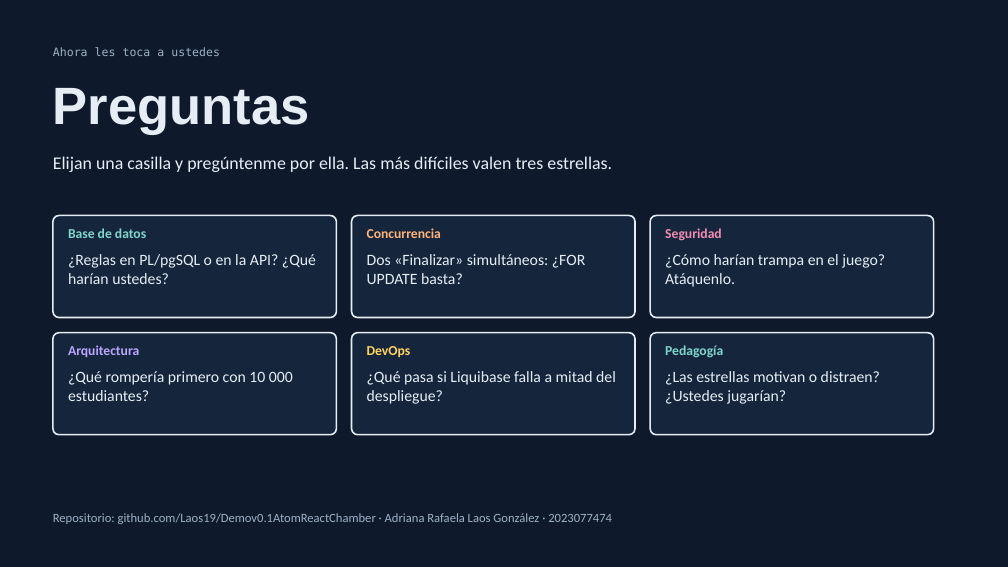
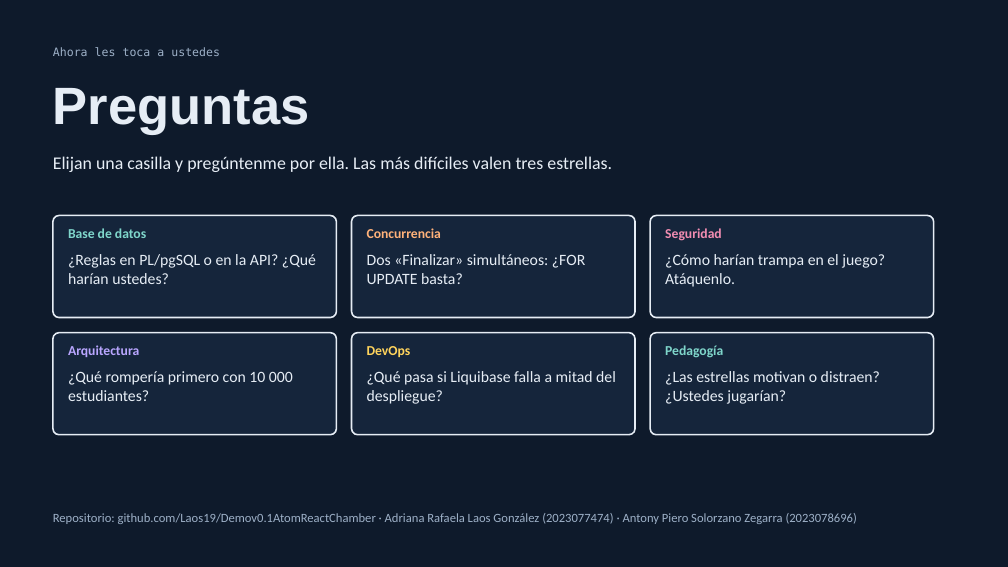
Before and after one commit to Laos19/Demov0.1AtomReactChamber, a slide deck: slide 17 of docs/presentacion/AtomReactChamber-presentacion.pptx. Drawn at 1008x567 pixels with LibreOffice and Linux fonts; fonts in the diff are those of the drawing. Boxes give left, top, right and bottom in pixels: in the first picture for what was removed or moved away, otherwise in the second. Text is boxed around its words. In the diff, an @@ line names an element or a change of style, - is before the commit and + after.

```diff
--- a/docs/presentacion/AtomReactChamber-presentacion.pptx
+++ b/docs/presentacion/AtomReactChamber-presentacion.pptx
@@ text at <box>53,513,857,524</box>: text changed @@
-Repositorio: github.com/Laos19/Demov0.1AtomReactChamber · Adriana Rafaela Laos González · 2023077474
+Repositorio: github.com/Laos19/Demov0.1AtomReactChamber · Adriana Rafaela Laos González (2023077474) · Antony Piero Solorzano Zegarra (2023078696)
```
Also in this commit, not shown: 1 other slide changed, 47 other files.
